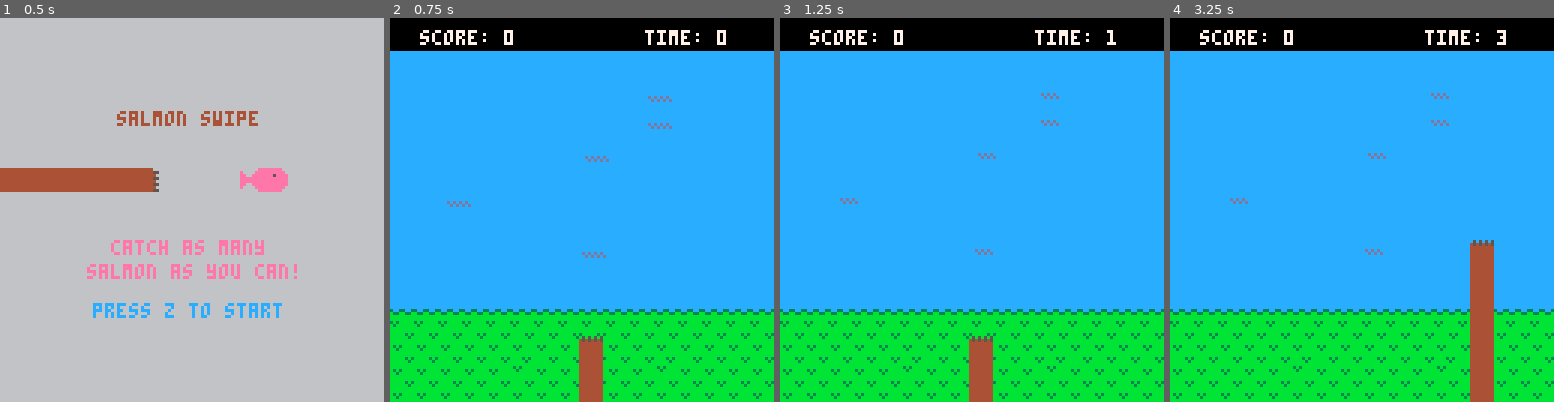
Above: before the commit, frames 1-4 (left to right).
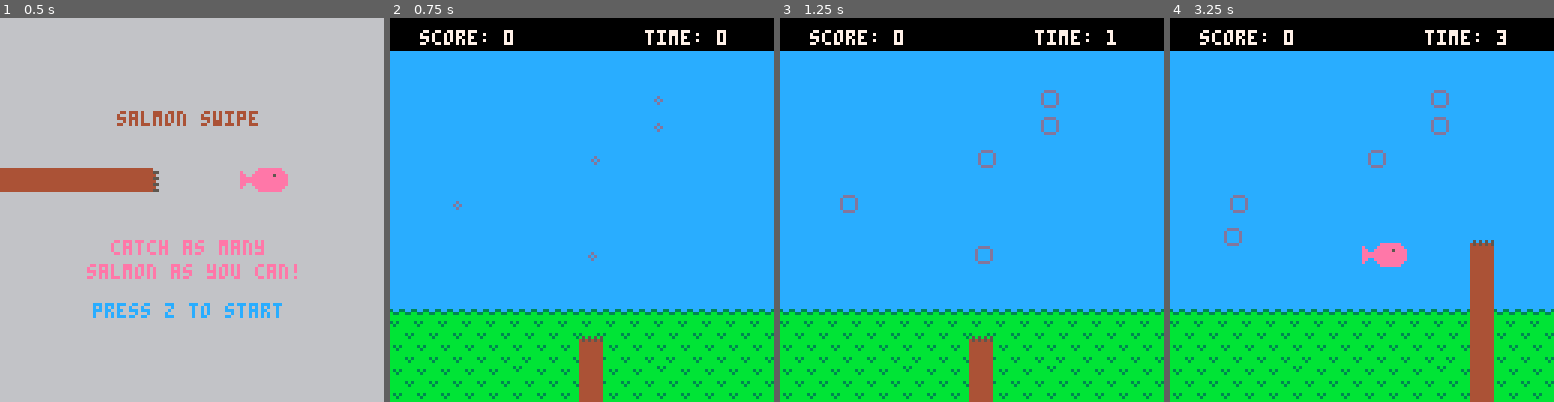
Above: after the commit, the same moments.

Repository: kirsty-gasston/bear-game
Game: PICO-8 cartridge bear-game.p8
Two runs of this game, one before a commit and one after it. Both use one fixed random seed, a clock stepped at 60 frames per second and the inputs below.
Inputs:
- Up to frame 1 (0.5 s): no input
- Up to frame 2 (0.75 s): tap O (Z key) at 0.7 s
- Up to frame 3 (1.25 s): no input
- Up to frame 4 (3.25 s): hold Right 1.6-2.1 s; tap O (Z key) every 0.4 s from 1.7 to 2.9 s; hold Up 2.15-2.42 s; hold Right 2.47-3.03 s; hold Left from 3.08 s (still down)

Frame 1 is identical in both runs. In frame 2, 0.4% of the frame differs, in the area x 14-74%, y 20-64%; in frame 3, 0.5%; in frame 4, 1.1%, in the area x 14-73%, y 18-65%.

Commit message:
Game mechanic prototype done

Diff:
--- a/bear-game.p8
+++ b/bear-game.p8
@@ -16,19 +16,24 @@
 player.height = 7
 spd=4
 timer=0
+fps = 30 -- frame per second
+jumptimer = 0
+selected = 0
 
 --salmon vars
 salmonspr = 0
 salmons = {}
-
+jumpingsalmons = {}
 -- game loop
 
 function _init()
 -- this function runs as soon
 -- as the game loads
+
  for x=1,5 do
 	 add(salmons, spawnsalmon())
  end
+ resetjump()
 end
 
 function _update()
@@ -39,7 +44,7 @@
 	elseif scene==2 then
 		endsceneupdate()
 	end
-	timer=timer+0.033
+	timer+=0.033
 end
 
 function _draw()
@@ -58,9 +63,17 @@
 local salmon = {}
       salmon.x = rnd(screenwidth)
       salmon.y = rnd(82)+10
-      salmon.width = 16
+      salmon.width = 8
       salmon.height = 8
+      salmon.jumping = false
 return salmon
+end
+
+function resetjump()
+	jumptimer = rnd(5 * fps)+2
+	selected = rnd(count(salmons)) --rnd(count(salmons))
+	jumptimer = flr(abs(jumptimer))
+	selected = flr(abs(selected)) + 1
 end
 
 -- update functions
@@ -71,35 +84,71 @@
 end
 
 function gameupdate()
+	jumptimer-=1
+	if(jumptimer <= 0) then
+		add(jumpingsalmons,salmonjump(salmons[selected].x, salmons[selected].y))
+		salmons[selected].x = rnd(screenwidth)
+		salmons[selected].y = rnd(82)+10
+		resetjump()
+		sfx(0)
+	end
 	playercontrol()
 	salmonupdate()
 	endsceneupdate()
 end
 
 function endsceneupdate ()
-	if timer >=60 then
-		scene=2
-		timer=0
-	end
-	if btnp(4) then
-		scene=1
-	end
+ if timer >=60 then
+  scene=2
+  timer=0
+ end
+ if btnp(4) then
+  scene=1
+ end
 end
 
 function salmonupdate()
 	salmonspr += 1
-	if salmonspr >= 30 then
+	if salmonspr >= fps then
 		salmonspr = 0
 	end
 
  for salmon in all(salmons) do
-	if iscolliding(player,salmon)
-	 then
-	 	score+=50
-   player.y=screenheight-7
-	end
-	end
-end
+		if iscolliding(player,salmon) then
+	 	if salmon.jumping == false then
+   	score-=50
+   	player.y=screenheight-7
+   	sfx(2)
+			end
+		end
+	end
+
+	for jumpingsalmon in all(jumpingsalmons) do
+		if iscolliding(player,jumpingsalmon) then
+	 	if jumpingsalmon.jumping == true then
+   	score+=50
+   	player.y=screenheight-7
+   	sfx(1)
+   	del(jumpingsalmons, jumpingsalmon)
+			end
+		end
+	end
+
+
+end
+
+function salmonjump(x, y)
+	local jumpingsalmon = {}
+							jumpingsalmon.x = x
+	 					jumpingsalmon.y = y
+							jumpingsalmon.width = 16
+      	jumpingsalmon.height = 8
+							jumpingsalmon.jumping = true
+
+	return jumpingsalmon
+end
+
+
 -- draw functions
 function titledraw()
 	local titletxt = "salmon swipe"
@@ -128,12 +177,18 @@
 end
 
 function salmondraw()
-	for salmon in all(salmons) do
-	if salmonspr < 15 then
-	 	spr(1, salmon.x, salmon.y)
-	 else
-	 	spr(2, salmon.x, salmon.y)
-	end
+ for salmon in all(salmons) do
+			-- show ripple sprite
+			if salmonspr < (fps/2) then
+	 		spr(18, salmon.x, salmon.y)
+	 	else
+	 		spr(19, salmon.x, salmon.y)
+			end
+	end
+
+	for jumpingsalmon in all(jumpingsalmons) do
+		spr(5, jumpingsalmon.x, jumpingsalmon.y)
+		spr(6, jumpingsalmon.x + 7, jumpingsalmon.y)
 	end
 end
 
@@ -209,12 +264,12 @@
 00000000000000000000000044444444bb3bbbbbe0000eeeeeeeeee0b3bbbbbbbbbbbbbb00000000000000000000000000000000000000000000000000000000
 00000000000000000000000044444444bbbbbbbb000000eeeeeeee00bbbbbbbbbbbbbbbb00000000000000000000000000000000000000000000000000000000
 00000000444444000000000000000000000000000000000000000000000000000000000000000000000000000000000000000000000000000000000000000000
-00000000444444550000000000000000000000000000000000000000000000000000000000000000000000000000000000000000000000000000000000000000
-00000000444444400000000000000000000000000000000000000000000000000000000000000000000000000000000000000000000000000000000000000000
-00000000444444550000000000000000000000000000000000000000000000000000000000000000000000000000000000000000000000000000000000000000
-00000000444444400000000000000000000000000000000000000000000000000000000000000000000000000000000000000000000000000000000000000000
-00000000444444550000000000000000000000000000000000000000000000000000000000000000000000000000000000000000000000000000000000000000
-00000000444444400000000000000000000000000000000000000000000000000000000000000000000000000000000000000000000000000000000000000000
+00000000444444550000000000dddd00000000000000000000000000000000000000000000000000000000000000000000000000000000000000000000000000
+0000000044444440000000000d0000d0000000000000000000000000000000000000000000000000000000000000000000000000000000000000000000000000
+0000000044444455000d00000d0000d0000000000000000000000000000000000000000000000000000000000000000000000000000000000000000000000000
+000000004444444000d0d0000d0000d0000000000000000000000000000000000000000000000000000000000000000000000000000000000000000000000000
+0000000044444455000d00000d0000d0000000000000000000000000000000000000000000000000000000000000000000000000000000000000000000000000
+00000000444444400000000000dddd00000000000000000000000000000000000000000000000000000000000000000000000000000000000000000000000000
 00000000444444550000000000000000000000000000000000000000000000000000000000000000000000000000000000000000000000000000000000000000
 00000000000000000000000000000000000000000000000000000000000000000000000000000000000000000000000000000000000000000000000000000000
 00000000000000000000000000000000000000000000000000000000000000000000000000000000000000000000000000000000000000000000000000000000
Not shown, changed: the sound effects (__sfx__) section of bear-game.p8
